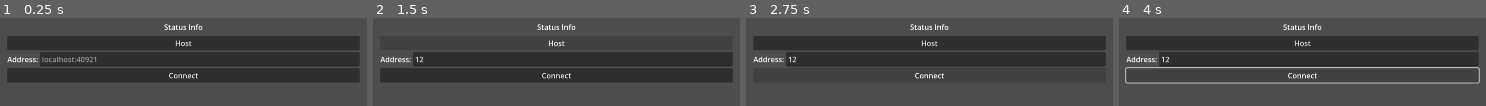
Above: before the commit, frames 1-4 (left to right).
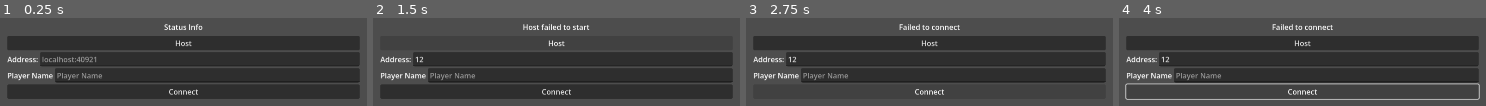
Above: after the commit, the same moments.

Repository: ctrostel90/city_fire
Game: Godot game, scene res://scenes/lobby_screen.tscn
Two runs of this game, one before a commit and one after it. Both use one fixed random seed, a clock stepped at 60 frames per second and the inputs below. This scene is started directly instead of the project's main scene.
Inputs (mouse positions are in pixels of both pictures, inside the frame that each line leads up to):
- Up to frame 1 (0.25 s): no input
- Up to frame 2 (1.5 s): click (571, 59) at 0.52 s; type "12" at 0.6 s; click "Host" at 1.25 s
- Up to frame 3 (2.75 s): click "Connect" at 2 s
- Up to frame 4 (4 s): hold D (steer_right) 2.78-3.53 s; hold S (braking) 2.78-3.53 s; hold A (steer_left) from 3.53 s (still down); tap Down (braking_tiller) at 3.6 s

The runs differ from the first frame. In frame 1, 18% of the frame differs, in the area x 1-99%, y 56-93%; in frame 2, 19%, in the area x 1-99%, y 6-93%; in frame 3, 3.0%; in frame 4, 8.6%.
Error after the commit: Invalid access to property or key 'server_started' on a base object of type 'Node (LobbyManager)'. (res://scripts/lobby_ui.gd:5)

Commit message:
lobby script + ui

Diff:
--- a/city-fire/project.godot
+++ b/city-fire/project.godot
@@ -18,7 +18,7 @@
 [autoload]
 
 DebugLayer="*uid://d4lpo5cqdp1et"
-Lobby="*uid://b0mj8vu0i3fyh"
+Lobby="*uid://dna0mbt75aoa2"
 
 [display]
 
@@ -76,6 +76,10 @@
 "events": [Object(InputEventKey,"resource_local_to_scene":false,"resource_name":"","device":-1,"window_id":0,"alt_press …(192 unchanged characters)…
 ]
 }
+toggle_ui={
+"deadzone": 0.2,
+"events": []
+}
 
 [physics]
 
--- a/city-fire/scenes/lobby_screen.tscn
+++ b/city-fire/scenes/lobby_screen.tscn
@@ -1,6 +1,9 @@
 [gd_scene format=3 uid="uid://44xo0k61m04c"]
 
+[ext_resource type="Script" uid="uid://bkxs3q1lms7ih" path="res://scripts/lobby_ui.gd" id="1_wbad2"]
+
 [node name="LobbyScreen" type="CanvasLayer" unique_id=956433168]
+script = ExtResource("1_wbad2")
 
 [node name="UI" type="MarginContainer" parent="." unique_id=328636183]
 anchors_preset = 8
@@ -49,8 +52,25 @@
 size_flags_horizontal = 3
 placeholder_text = "localhost:40921"
 
+[node name="PlayerName" type="HBoxContainer" parent="UI/Vbox" unique_id=1325785282]
+layout_mode = 2
+
+[node name="Label" type="Label" parent="UI/Vbox/PlayerName" unique_id=680330281]
+layout_mode = 2
+text = "Player Name"
+
+[node name="Value" type="LineEdit" parent="UI/Vbox/PlayerName" unique_id=1369410708]
+layout_mode = 2
+size_flags_horizontal = 3
+placeholder_text = "Player Name"
+
 [node name="Connect" type="Button" parent="UI/Vbox" unique_id=874190122]
 layout_mode = 2
 text = "Connect
 
 "
+
+[connection signal="pressed" from="UI/Vbox/StartHost" to="." method="_start_host_pressed"]
+[connection signal="text_submitted" from="UI/Vbox/IP/Value" to="." method="_new_ip_submitted"]
+[connection signal="text_submitted" from="UI/Vbox/PlayerName/Value" to="." method="_player_info_submitted"]
+[connection signal="pressed" from="UI/Vbox/Connect" to="." method="_connect_pressed"]
--- a/city-fire/scripts/lobby_controller.gd
+++ b/city-fire/scripts/lobby_controller.gd
@@ -1,10 +1,21 @@
-class_name LobbyController
-extends CanvasLayer
+class_name LobbyManager
+extends Node
+
+signal player_connected(peer_id, player_info)
+signal player_disconnected(peer_id)
+signal server_disconnected
 
 var Ip_Address: String
 var Port: int
 
 var player_info := { "name": "Default" }
+var players := { }
+
+
+func _ready() -> void:
+	multiplayer.peer_connected.connect(_on_player_connected)
+	multiplayer.peer_disconnected.connect(_on_player_disconnected)
+	multiplayer.connected_to_server.connect(_on_connected_ok)
 
 
 func start_host() -> bool:
@@ -28,3 +39,25 @@
 		return false
 	multiplayer.multiplayer_peer = peer
 	return true
+
+
+@rpc("any_peer", "reliable")
+func _register_player(new_player_info) -> void:
+	var new_player_id = multiplayer.get_unique_id()
+	players[new_player_id] = new_player_info
+	player_connected.emit(new_player_id, new_player_info)
+
+
+func _on_connected_ok() -> void:
+	var peer_id := multiplayer.get_unique_id()
+	players[peer_id] = player_info
+	player_connected.emit(peer_id, player_info)
+
+
+func _on_player_connected(id: int) -> void:
+	_register_player.rpc_id(id, player_info)
+
+
+func _on_player_disconnected(id: int) -> void:
+	players.erase(id)
+	player_disconnected.emit(id)
--- /dev/null
+++ b/city-fire/scripts/lobby_ui.gd
@@ -0,0 +1,38 @@
+class_name LobbyUI
+extends CanvasLayer
+
+func _ready() -> void:
+	Lobby.server_started.connect(_server_started)
+
+
+func _server_started() -> void:
+	pass
+
+
+func _new_ip_submitted(new_text: String) -> void:
+	var ip := new_text.left(new_text.find(":"))
+	var port := new_text.right(new_text.find(":"))
+	Lobby.Ip_Address = ip
+	Lobby.Port = int(port)
+
+
+func _player_info_submitted(new_text: String) -> void:
+	Lobby.player_info['name'] = new_text
+
+
+func _start_host_pressed() -> void:
+	if Lobby.start_host():
+		$UI/Vbox/Status/Label.text = 'Host running'
+	else:
+		$UI/Vbox/Status/Label.text = 'Host failed to start'
+
+
+func _connect_pressed() -> void:
+	if Lobby.connect_to_server():
+		$UI/Vbox/Status/Label.text = 'Connected.'
+	else:
+		$UI/Vbox/Status/Label.text = 'Failed to connect'
+
+
+func _start_game_pressed() -> void:
+	pass
Not shown, added: city-fire/scripts/lobby_ui.gd.uid
